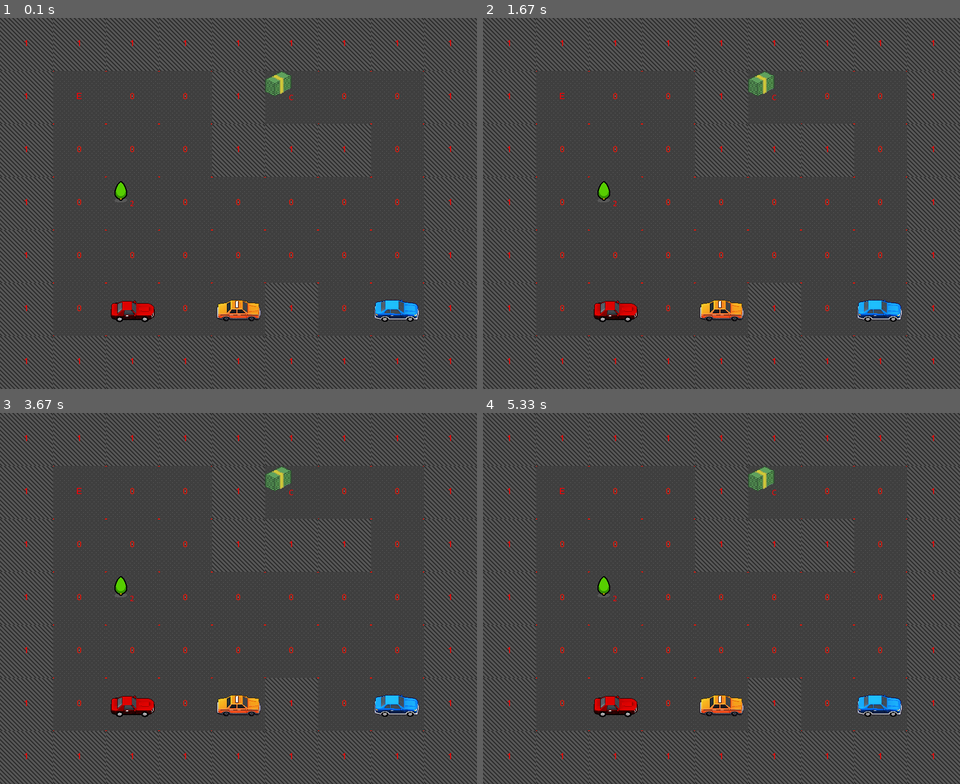
Above: before the commit, frames 1-4 (two rows, left to right).
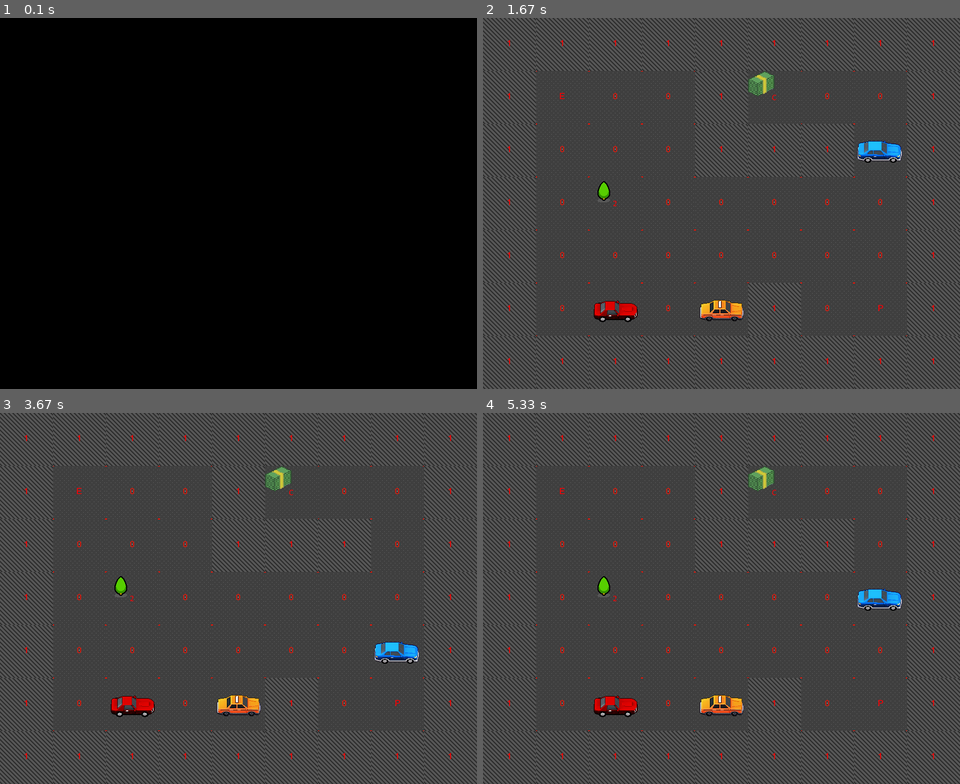
Above: after the commit, the same moments.

Repository: TOXYGENCY/2d_pygame
Game: pygame game, started from main.py
Two runs of this game, one before a commit and one after it. Both use one fixed random seed, a clock stepped at 60 frames per second and the inputs below.
Inputs:
- Up to frame 1 (0.1 s): no input
- Up to frame 2 (1.67 s): tap Enter at 0.33 s; hold W 1.17-1.63 s
- Up to frame 3 (3.67 s): tap W at 1.67, 2.2, 2.7, 3.27, 3.63 s
- Up to frame 4 (5.33 s): tap W at 4.07, 5.13 s; hold S from 5.07 s (still down)

The runs differ from the first frame. In frame 1, 100% of the frame differs, in the area x 0-100%, y 0-100%; in frame 2, 0.9%; in frame 3, 0.9%; in frame 4, 0.9%.

Commit message:
Базовое передвижение персонажа по уровню по клавишам WASD.

Diff:
--- a/const.py
+++ b/const.py
@@ -28,17 +28,6 @@
     "N": r"assets\png\cars\npc\taxi_r.png",
 }
 
-
-# Типы клеток. Содержат пути на спрайты
-# tile_types = {
-#     "P": "START",
-#     "E": "EXIT",
-#     "1": "WALL",
-#     "0": r"assets\png\roads\road_plain.png",
-#     "X": "ENEMY",
-#     "C": "COLLECTABLE",
-# }
-
 # Типы клеток. Содержат пути на спрайты
 tile_types = {
     "P": r"assets\png\roads\start_plain.png",
--- a/entities.py
+++ b/entities.py
@@ -32,24 +32,30 @@
     def assign_sprite(self, type_code):
         self.sprite_path = C.tile_types[type_code]
 
+    # очистка сущности
+    def clear_entity(self):
+        self.entity = None
+
     # Автоназначение сущности
-    def assign_entity(self):
+    def assign_entity(self, entity=None):
         type = self.type_code
-        ent = None
-        if type == "P":
-            ent = Player(self)
-        elif type == "X":
-            ent = Enemy(self)
-        elif type == "C":
-            ent = Collectable(self)
-        elif type == "2":
-            ent = Prop(self)
-        elif type == "N":
-            ent = NPC(self)
-
-        if ent:
-            all_entities.append(ent)
-        self.entity = ent
+
+        if not entity:
+            if type == "P":
+                entity = Player(self)
+            elif type == "X":
+                entity = Enemy(self)
+            elif type == "C":
+                entity = Collectable(self)
+            elif type == "2":
+                entity = Prop(self)
+            elif type == "N":
+                entity = NPC(self)
+
+        if entity:
+            all_entities.append(entity)
+
+        self.entity = entity
 
     # проверка занятости
     def refresh_occupation(self):
@@ -63,14 +69,9 @@
 class Entity(Sprited):
 
     def __init__(self, type: str, tile: Tile):
-        # self.assign_sprite(role)
         super().__init__(type)
         self.tile = tile
         self.type = type
-
-    # Автоназначение спрайта по символьному коду её типа
-    # def assign_sprite(self, entity_code):
-    #     self.sprite_path = C.entity_types[entity_code]
 
 
 # Декор
@@ -113,11 +114,12 @@
 class Level:
     def __init__(self, level_path: str):
         # Список со всеми рядами клеток
-        self.tiles: List[List[Tile]] = [[]]
-        self.player = None
-        self.player_xy = (None, None)
+        self.tiles = self.create_tiles_from_file(level_path)
         self.level_path = level_path
-        self.tiles = self.create_tiles_from_file(level_path)
+        self.player = list(
+            filter(lambda x: isinstance(x, Player), all_entities)
+        )[0]
+        self.player_xy = (self.player.tile.x, self.player.tile.y)
 
     # Создание карты по массиву с инструкциями
     def create_tiles(self, tiles) -> List[List[Tile]]:
@@ -160,8 +162,61 @@
                 x += 1
             y += 1
 
-    def move_player(self, direction):
-        pass
+    # перемещение игрока. direction: (x, y) но с перевернутым y
+    def move_player(self, direction: tuple[int, int]):
+        # player_xy: (x, y)
+        new_player_xy = (
+            self.player_xy[0] + direction[0],  # складываем x
+            self.player_xy[1] + direction[1] * -1,  # складываем y
+        )
+
+        this_tile = self.get_tile(self.player_xy[0], self.player_xy[1])
+        next_tile = self.get_tile(new_player_xy[0], new_player_xy[1])
+
+        if next_tile:
+            # Если уже есть сущность
+            if next_tile.occupied:
+                if isinstance(next_tile.entity, Enemy):
+                    self.game_over("Enemy got you!")
+                elif isinstance(next_tile.entity, NPC) or isinstance(
+                    next_tile.entity, Prop
+                ):
+                    self.game_over("You crashed.")
+                elif isinstance(next_tile.entity, Collectable):
+                    self.collect_collectable("+1000 у.е.")
+            # Если выход
+            elif next_tile.type_code == "E":
+                self.level_passed()
+
+        this_tile.clear_entity()
+        next_tile.assign_entity(self.player)
+        self.player_xy = new_player_xy
+
+    # поиск конкретной клетки по координатам
+    def get_tile(self, x, y) -> Tile | None:
+        if y >= len(self.tiles):
+            print(
+                f"""Index error upon searching for tile.
+                Y coordinate is out of bounds ({y} >= {len(self.tiles)})."""
+            )
+            return None
+        elif x >= len(self.tiles[y]):
+            print(
+                f"""Index error upon searching for tile.
+                X coordinate is out of bounds ({x} >= {len(self.tiles[y])})."""
+            )
+            return None
+        else:
+            return self.tiles[y][x]
+
+    def collect_collectable(self, mes="You picked up a collectable"):
+        print(mes)
+
+    def level_passed(self):
+        print("Congratulations, You Win!")
+
+    def game_over(self, message):
+        print(f"GAME OVER. {message}")
 
     def debug(self):
         print(all_entities)
--- a/main.py
+++ b/main.py
@@ -18,7 +18,7 @@
 
 while running:
     # ограничение фпс
-    clock.tick(60)
+    clock.tick(8)
 
     # Обработка событий
     for event in pg.event.get():
@@ -28,6 +28,21 @@
 
     # Рисование спрайтов
     level.render_tiles(screen)
+
+    key = pg.key.get_pressed()
+    if any(key):
+        direction = (0, 0)
+        if key[pg.K_w]:
+            direction = (0, 1)
+        elif key[pg.K_a]:
+            direction = (-1, 0)
+        elif key[pg.K_s]:
+            direction = (0, -1)
+        elif key[pg.K_d]:
+            direction = (1, 0)
+
+        level.move_player(direction)
+
     # level.debug()
 
     # Обновление игры
